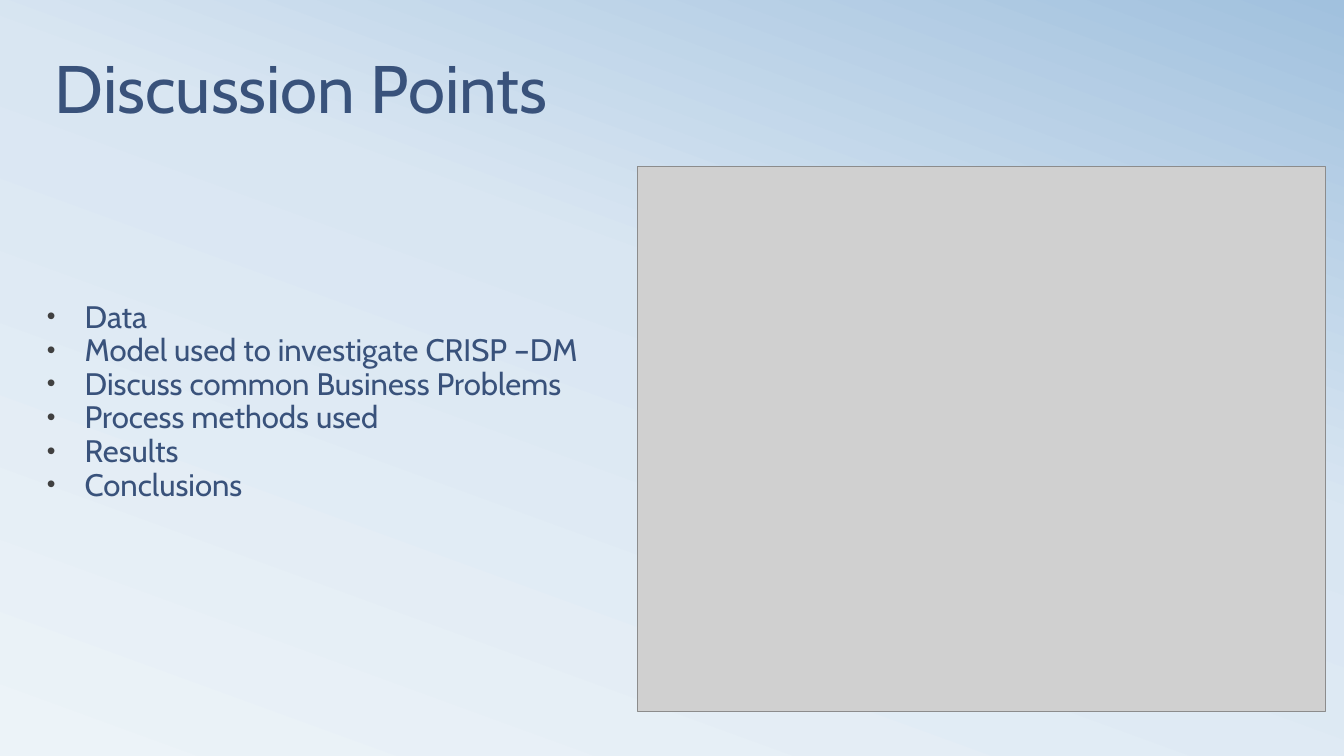
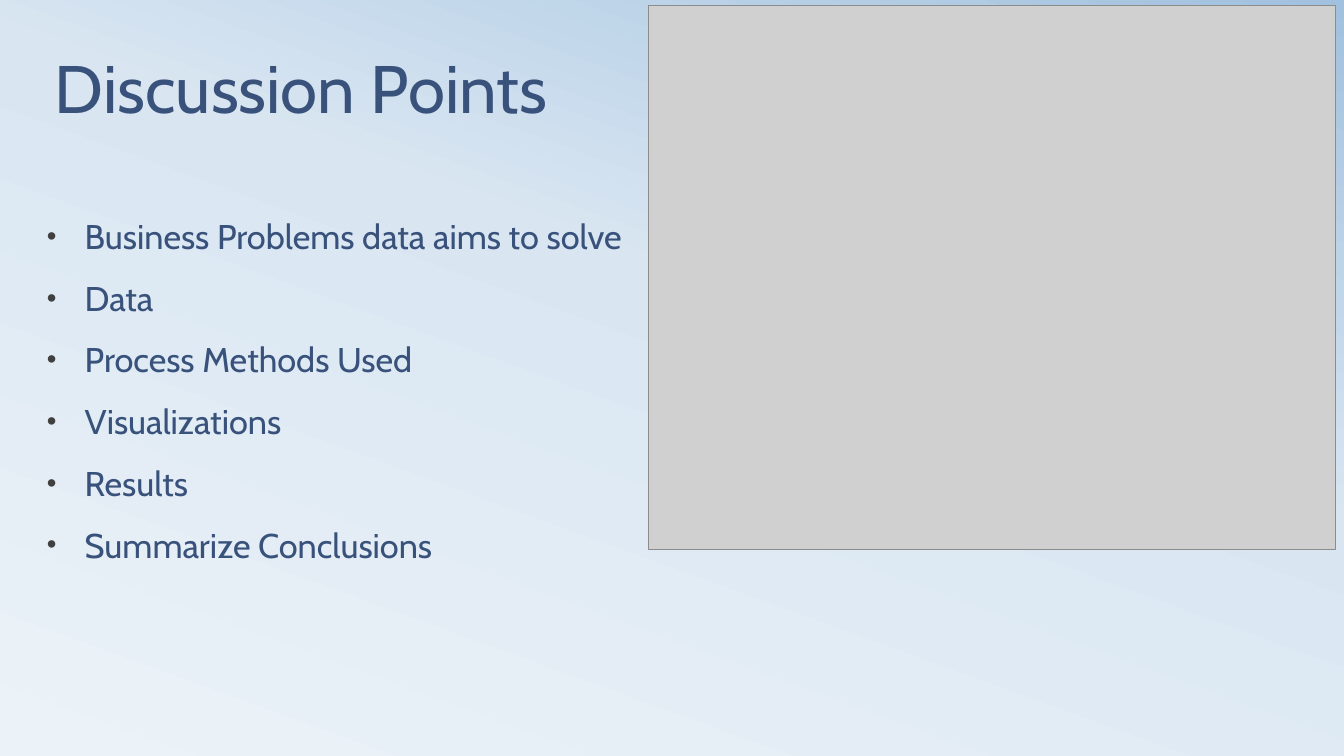
Before and after one commit to githosted/CAPSTONE, a slide deck: slide 2 of Capstone.pptx (slide 4 before the commit). Drawn at 1344x756 pixels with LibreOffice and Linux fonts; fonts in the diff are those of the drawing; grey boxes stand for pictures. Boxes give left, top, right and bottom in pixels: in the first picture for what was removed or moved away, otherwise in the second. Text is boxed around its words. In the diff, an @@ line names an element or a change of style, - is before the commit and + after.

```diff
--- a/Capstone.pptx
+++ b/Capstone.pptx
@@ picture: place and size @@
-picture at (638,167,1326,712)
+picture at (648,5,1336,549)
@@ text "Business Problems data aims to ...": place and size @@
-text "Business Problems data aims to ..." at (85,306,577,497)
+text "Business Problems data aims to ..." at (85,223,622,559)
@@ text at (85,223,622,250): paragraph added @@
+• Business Problems data aims to solve
@@ text at (85,287,188,497): size 22.2 to 24.5 pt in "Data", "Results"; line spacing 0.9 to 1.5 @@
@@ text at (85,346,412,435): text changed; size 22.2 to 24.5 pt @@
-• Model used to investigate CRISP –DM
-• Discuss common Business Problems
-• Process methods used
+• Process Methods Used
+• Visualizations
@@ text at (85,532,432,559): text changed; size 22.2 to 24.5 pt @@
-• Conclusions
+• Summarize Conclusions
```
Also in this commit, not shown: 4 other slides changed, 3 slides added, 3 slides removed, 3 other files.
